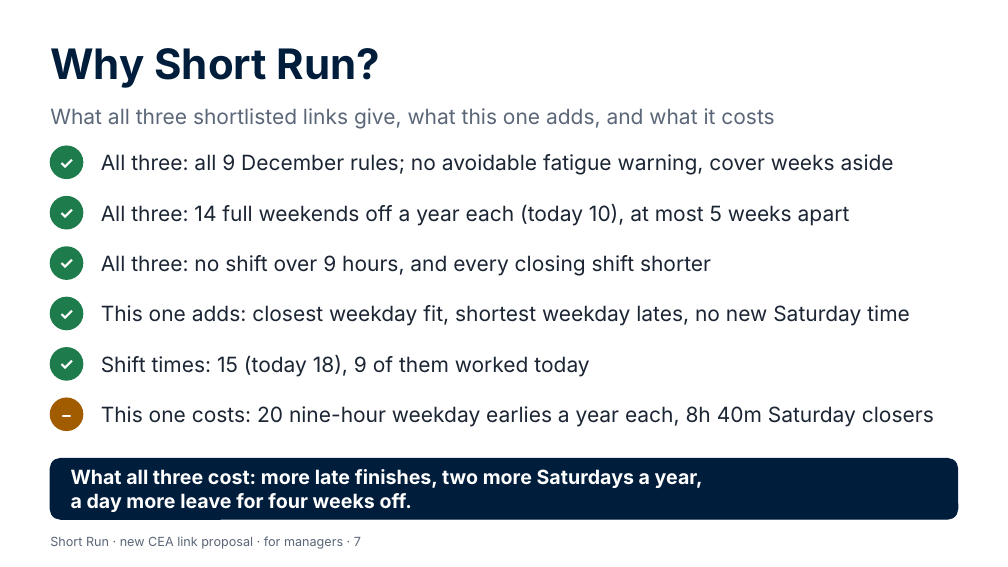
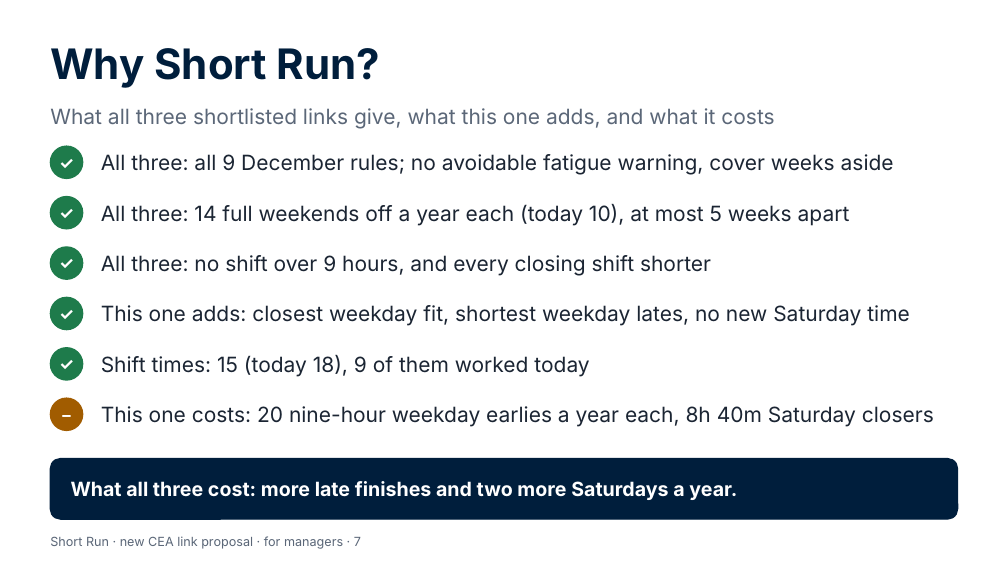
Before and after one commit to Garethdavidmiller/roster-app, a slide deck: slide 7 of docs/links-26/presentations/Short-Run-for-managers.pptx. Drawn at 1008x567 pixels with LibreOffice and Linux fonts; fonts in the diff are those of the drawing. Boxes give left, top, right and bottom in pixels: in the first picture for what was removed or moved away, otherwise in the second. Text is boxed around its words. In the diff, an @@ line names an element or a change of style, - is before the commit and + after.

```diff
--- a/docs/links-26/presentations/Short-Run-for-managers.pptx
+++ b/docs/links-26/presentations/Short-Run-for-managers.pptx
@@ text at (x1=71, y1=481, x2=737, y2=500): text changed @@
-What all three cost: more late finishes, two more Saturdays a year, a day more leave for four weeks off.
+What all three cost: more late finishes and two more Saturdays a year.
```
Also in this commit, not shown: 53 other files.
